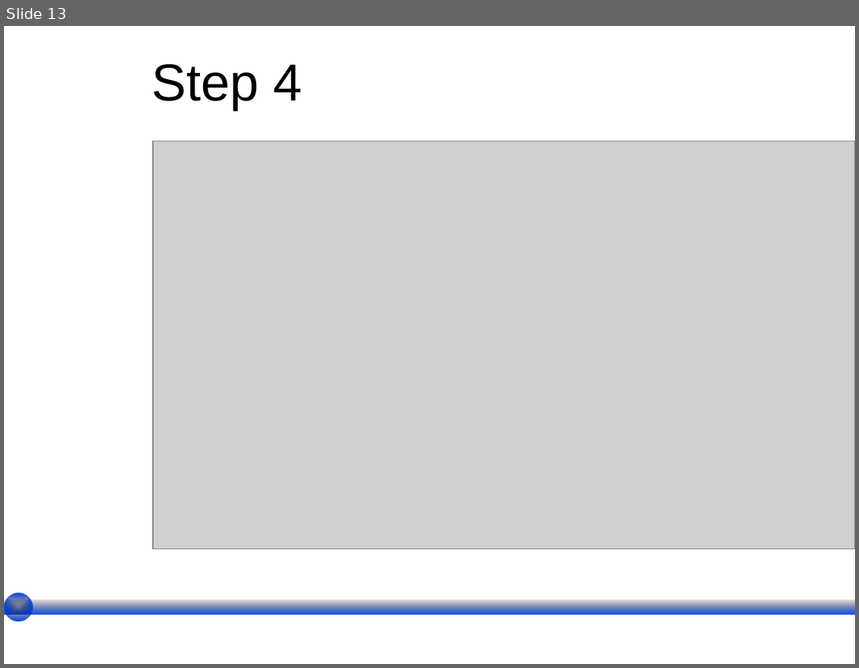
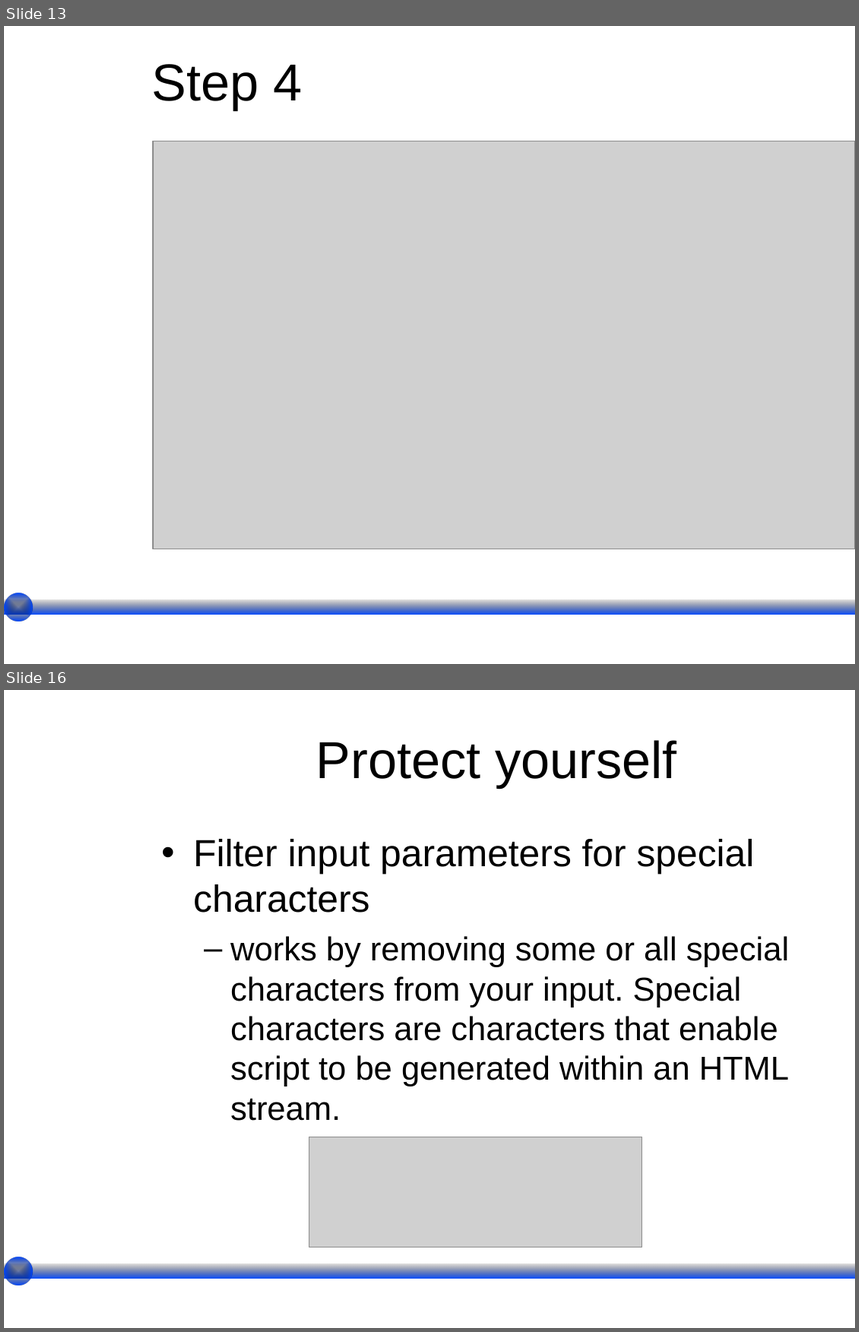
Before and after one commit to wesreisz/cis411-lightningTalks, a slide deck: Satterly_LightningTalkTemplate.ppt. Shown one above the other, each under a label of ours: slide 13 before the commit, slides 13 and 16 after it; the slides between them are not shown. The pictures are 859x668 and 859x1332 pixels, drawn with LibreOffice and Linux fonts; fonts in the diff are those of the drawing; grey boxes stand for pictures; background and template pictures are left out. Boxes give left, top, right and bottom in pixels: in the first picture for what was removed or moved away, otherwise in the second. Text is boxed around its words. In the diff, an @@ line names an element or a change of style, - is before the commit and + after.

```diff
--- a/Satterly_LightningTalkTemplate.ppt
+++ b/Satterly_LightningTalkTemplate.ppt
@@ slide 16 added at (4, 690, 855, 1328), background picture (left out) @@
@@ title added at (316, 740, 677, 788), 44 pt, text #000000 @@
+Protect yourself
@@ text added at (193, 839, 789, 1121), 28 pt, text #000000 @@
+• Filter input parameters for special characters
+  – works by removing some or all special characters from your input. Special characters are characters that enable script to be generated within an HTML stream.
@@ picture added at (309, 1138, 642, 1248) @@
@@ ellipse added at (4, 1258, 32, 1286), fill gradient #000000 to #0047FF @@
@@ rectangle added at (4, 1265, 855, 1279), fill gradient #000000 to #0047FF @@
```
Also in this commit, not shown: 1 slide changed, 3 other slides added, 5 slides removed, 1 other file.
